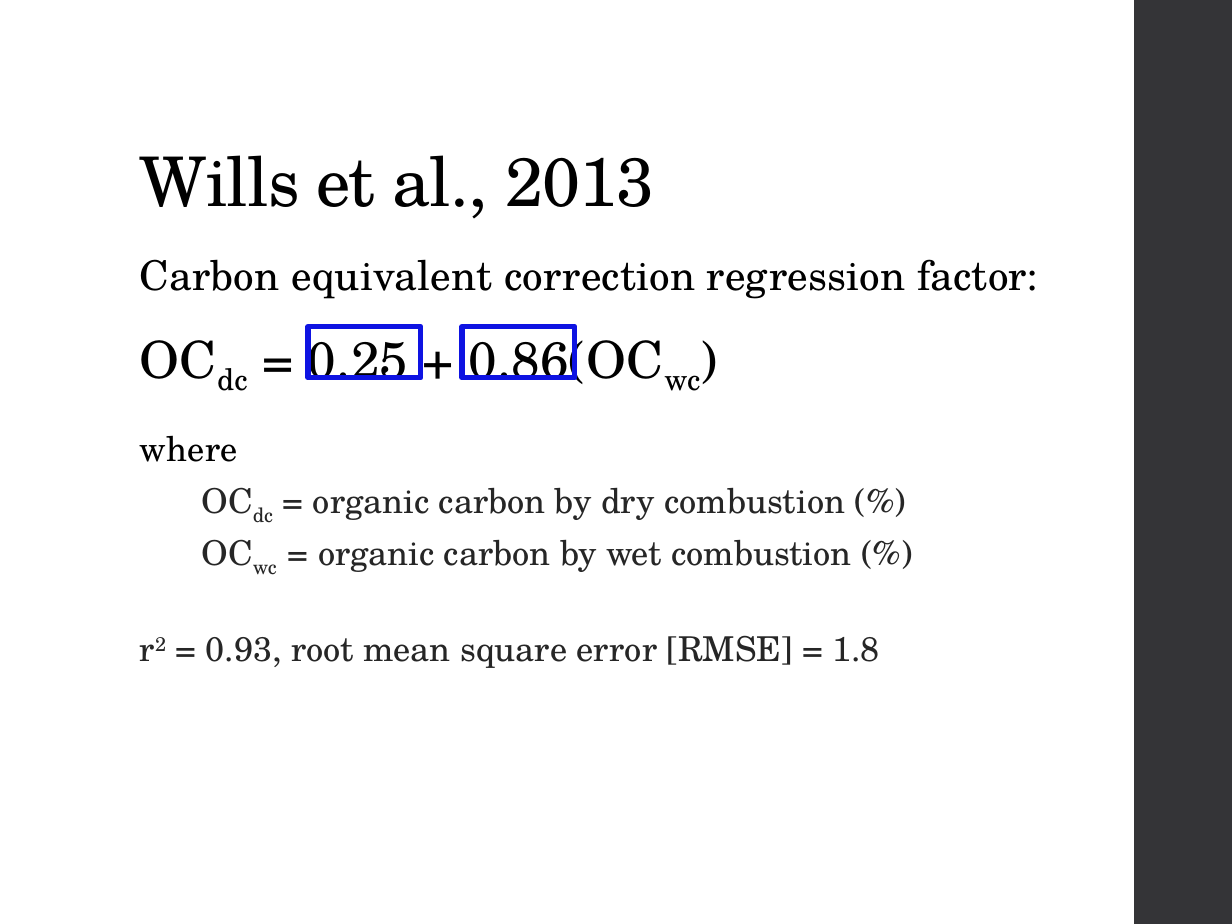
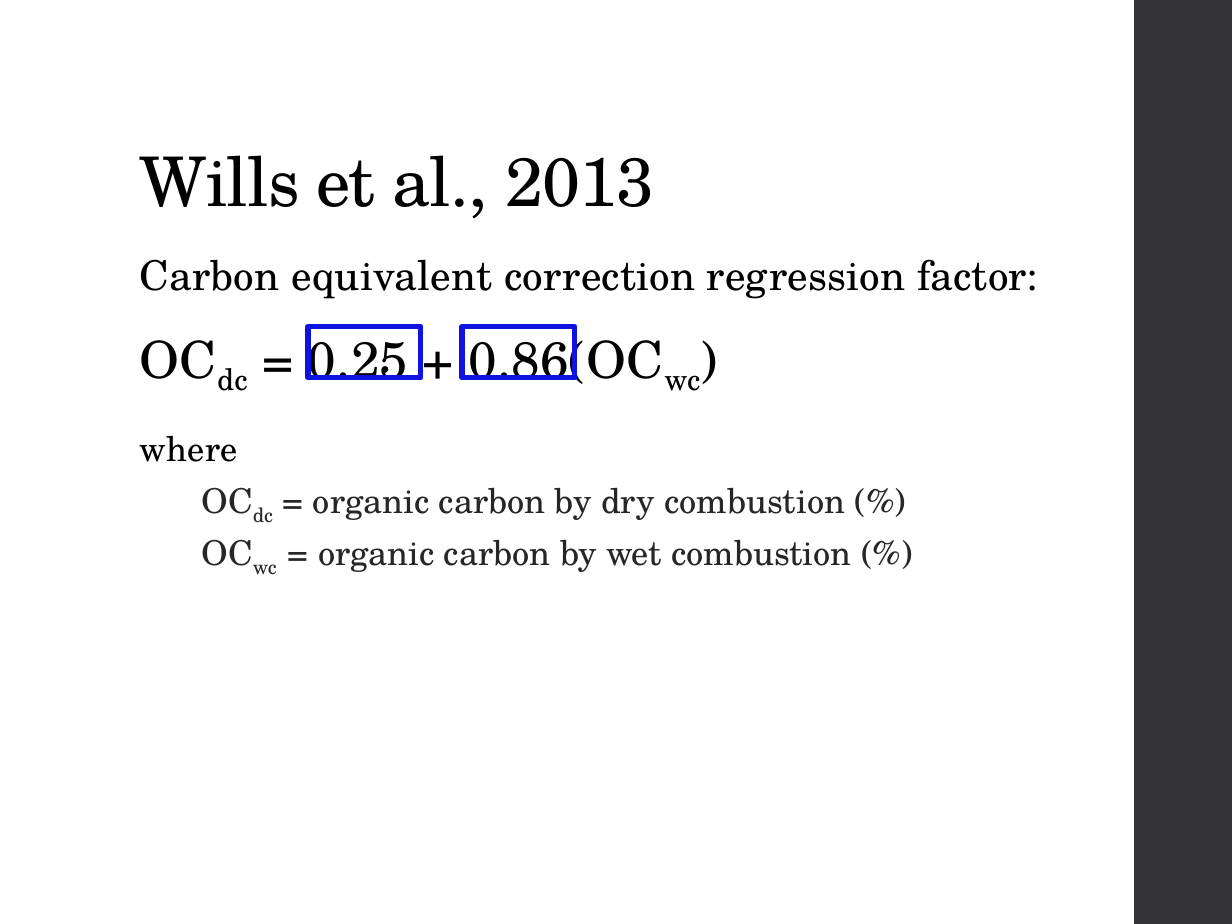
Before and after one commit to ncss-tech/stats_for_soil_survey, a slide deck: slide 7 of presentations/6_linear_regression/Linear_regression.pptx. Drawn at 1232x924 pixels with LibreOffice and Linux fonts; fonts in the diff are those of the drawing. Boxes give left, top, right and bottom in pixels: in the first picture for what was removed or moved away, otherwise in the second. Text is boxed around its words. In the diff, an @@ line names an element or a change of style, - is before the commit and + after.

```diff
--- a/presentations/6_linear_regression/Linear_regression.pptx
+++ b/presentations/6_linear_regression/Linear_regression.pptx
@@ text at (206,635,880,668): paragraph removed @@
-  r2 = 0.93, root mean square error [RMSE] = 1.8
```
Also in this commit, not shown: 2 other slides changed, 1 slide removed.
